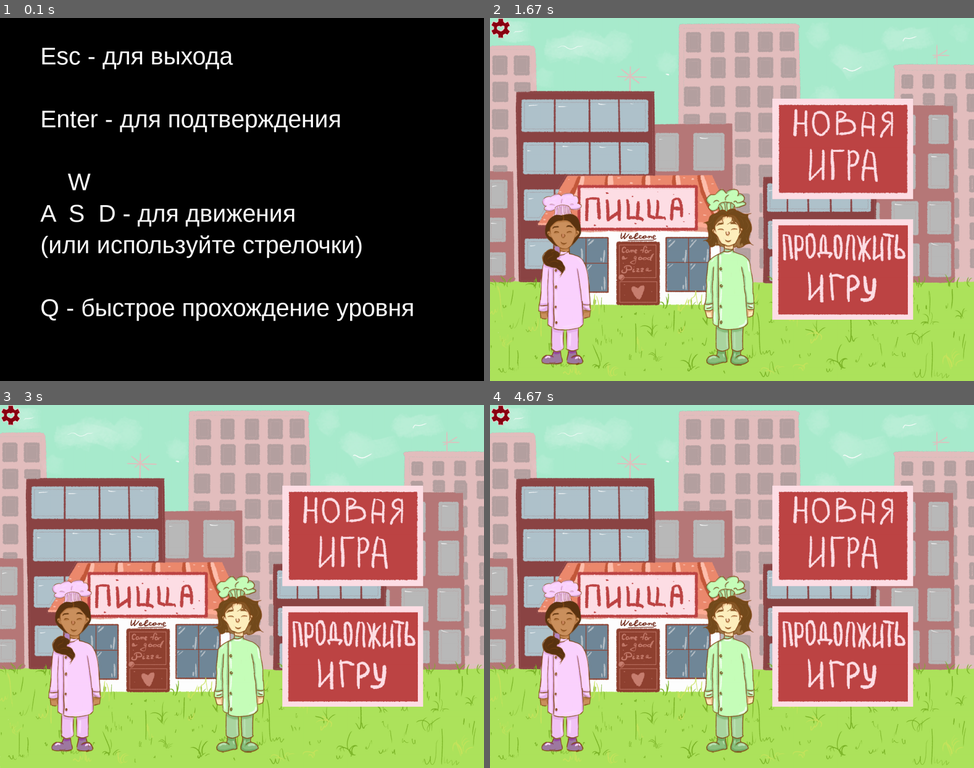
Above: before the commit, frames 1-4 (two rows, left to right).
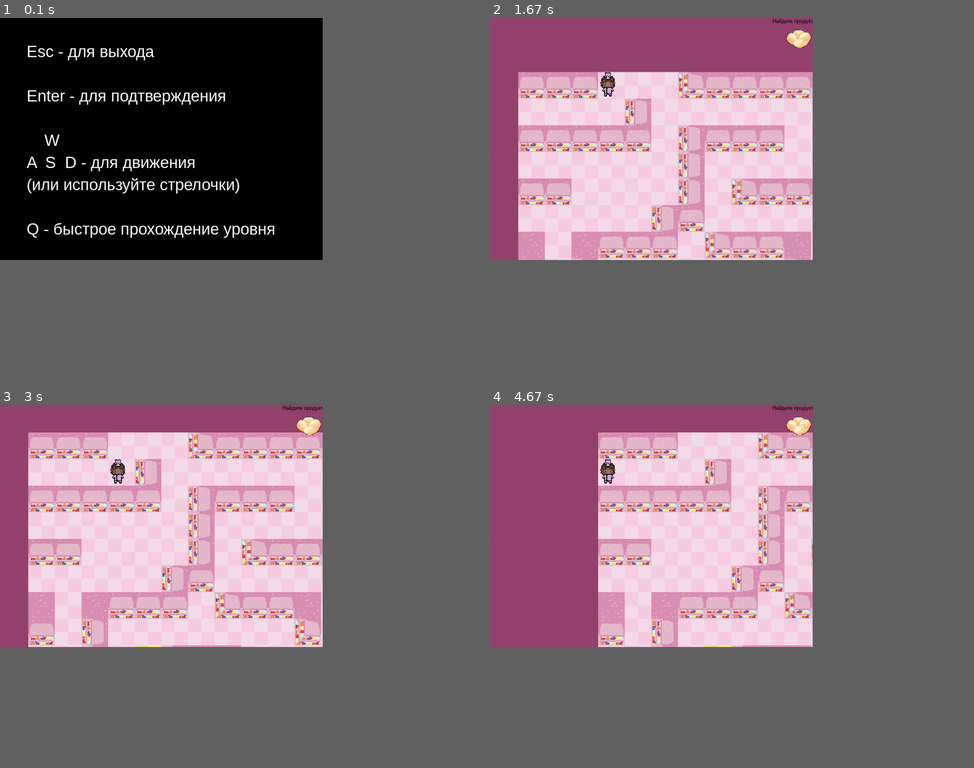
Above: after the commit, the same moments.

Repository: KsenyaShestakova/pygame_project
Game: pygame game, started from GAME1.py
The game is run twice, just before and just after one commit, with the same random seed, the same clock (stepped at 60 frames per second) and the same inputs.
Inputs (mouse positions are in pixels of both pictures, inside the frame that each line leads up to):
- Up to frame 1 (0.1 s): no input
- Up to frame 2 (1.67 s): hold Right 0.33-0.8 s; click "перезайдите" at 0.88 s; click (543, 76) at 1.22 s, where only the run after the commit has a clickable "1"; hold Up from 1.5 s (still down); move the mouse to (654, 155) at 1.53 s
- Up to frame 3 (3 s): release Up at 1.8 s; hold Right 1.83-2.3 s; hold Left 2.33-2.87 s; hold Down from 2.9 s (still down)
- Up to frame 4 (4.67 s): release Down at 3.2 s; hold Left 3.23-3.63 s; tap D at 3.67 s; tap A at 4, 4.33 s
In our replay, the window is 900x675 before the commit and 600x450 after it. These sizes can differ from the game's own. Grey fills any space a smaller window leaves; there, only what the larger window draws over its background counts as a difference.

The runs differ from the first frame. In frame 1, 7.7% of the frame differs, in the area x 5-86%, y 7-84%; in frame 2, 88%; in frame 3, 88%; in frame 4, 89%, in the area x 0-100%, y 0-100%.

Commit message:
Инструкция2

Diff:
--- a/game_func/open_levels.txt
+++ b/game_func/open_levels.txt
@@ -1 +1 @@
-1 1 1 1 1 1 1 0
+0 0 0 0 0 0 0 0
--- a/py_files/window_size.txt
+++ b/py_files/window_size.txt
@@ -1 +1 @@
-1200 900
+800 600
--- a/screens/SCREEN_instruction.py
+++ b/screens/SCREEN_instruction.py
@@ -17,20 +17,17 @@
                   'Q - быстрое прохождение уровня']
 
     font = pygame.font.SysFont('arial', HEIGHT // 15)
-    text_coord = 50
+    text_coord = HEIGHT // 12
     for line in intro_text:
         string_rendered = font.render(line, 1, pygame.Color('white'))
         intro_rect = string_rendered.get_rect()
         text_coord += 10
         intro_rect.top = text_coord
-        intro_rect.x = 100
+        intro_rect.x = WIDTH // 12
         text_coord += intro_rect.height
         surface.blit(string_rendered, intro_rect)
 
     while True:
-
-        """surface.blit(text, (text_x, text_y))"""
-
         for event in pygame.event.get():
 
             if event.type == pygame.QUIT:
--- a/screens/window_with_settings.py
+++ b/screens/window_with_settings.py
@@ -49,6 +49,9 @@
             if event.type == pygame.MOUSEBUTTONDOWN:
                 if return_btn.is_clicked:
                     save(OLD_SIZE, 'window_size.txt', 'py_files')
+                    for el in settings_spr:
+                        if el.is_clicked:
+                            el.is_clicked = False
 
                 if save_btn.is_clicked:
                     save_btn.is_clicked = False
